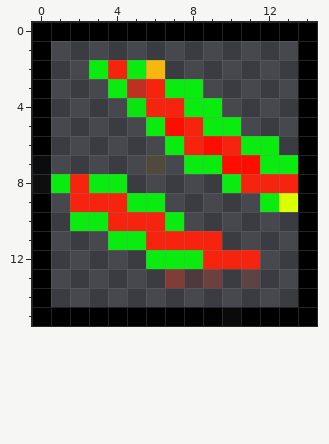
Pixel-art sprite: jam/ui/hist2D.png. The picture above is the old version.
The file is 15x16 pixels. Pixels under 10% opacity are left out. Colours within 5 levels of each other are drawn and written as one.
Once edited:
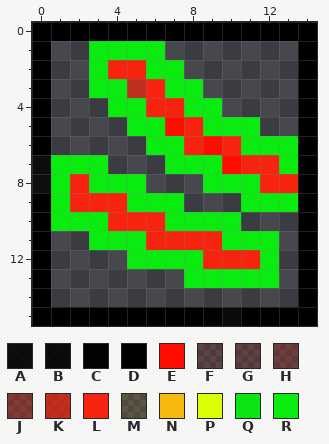
Palette (. is transparent): A #000000cd  B #000000d4  C #000000f9  D #000000  E #ff0d00  F #f6240e1c  G #f6240e23  H #f6240e38  J #f6240e56  K #f6240eb0  L #f6240e  M #f6b70e1e  N #f6b70e  P #d9ff02  Q #0aec0ff3  R #0aec0f
The edit:
@@ x 0..14 @@
  0 DDDDDDDDDDDDDDD
- 1 D.............D
- 2 D..RLRN.......D
- 3 D...RKLRR.....D
- 4 D....QLLRR....D
- 5 D.....RELRR...D
- 6 D......RLELRR.D
- 7 A.....M.RREERRD
- 8 ARLRR.....RLLLD
- 9 D.LLLRR.....RPD
-10 D.RRLLLR......D
-11 D...RRLLLL....D
-12 D.....RRRLLL..D
-13 D......JFH.G..D
+ 1 D..RRRR.......D
+ 2 D..RLLRR......D
+ 3 D..RRKLRR.....D
+ 4 D...RRLLRR....D
+ 5 D....RRELRRR..D
+ 6 D.....RRLELRRRD
+ 7 ARRR...RRRELLRD
+ 8 ARLRRR...RRRLLD
+ 9 DRLLLRRR...RRRD
+10 DRRRLLLRRRR...D
+11 D..RRRLLLLRRR.D
+12 D....RRRRLLLR.D
+13 D.......RRRRR.D
 14 D.............D
Changed places in both pictures, as pixel boxes (x1, y1, x2, y2):
changed: (51, 41, 298, 288)
